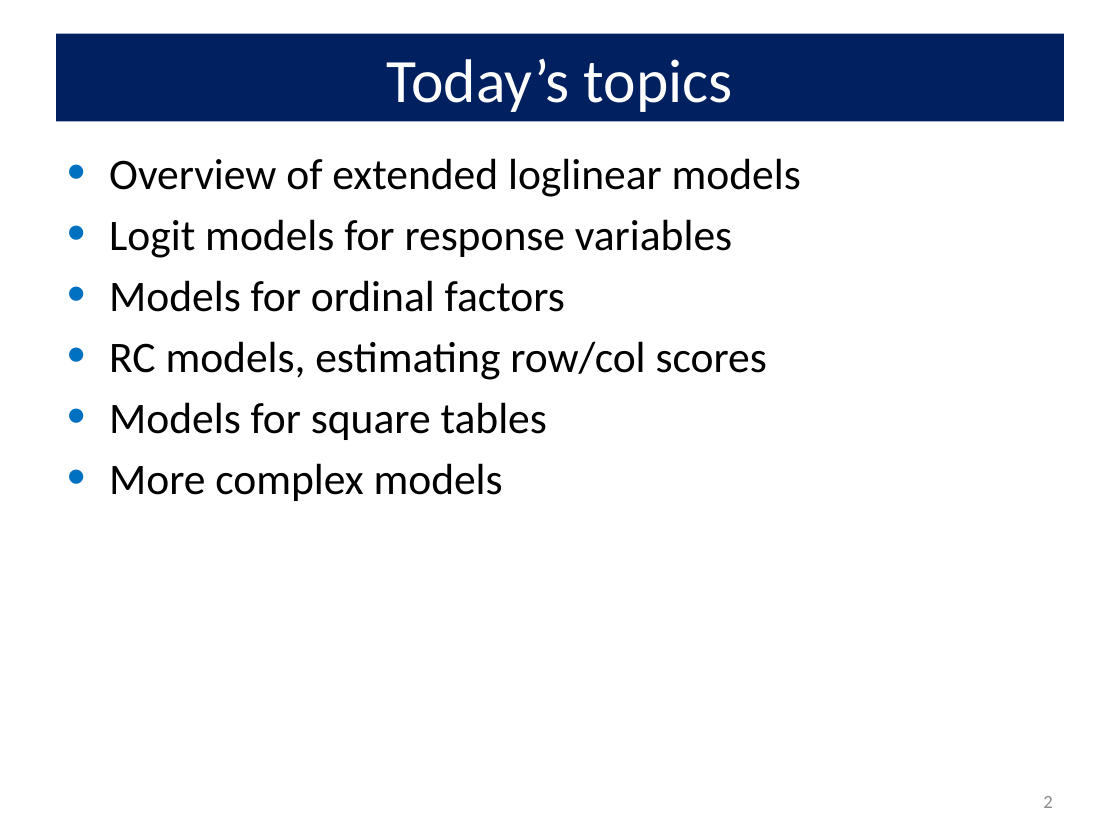
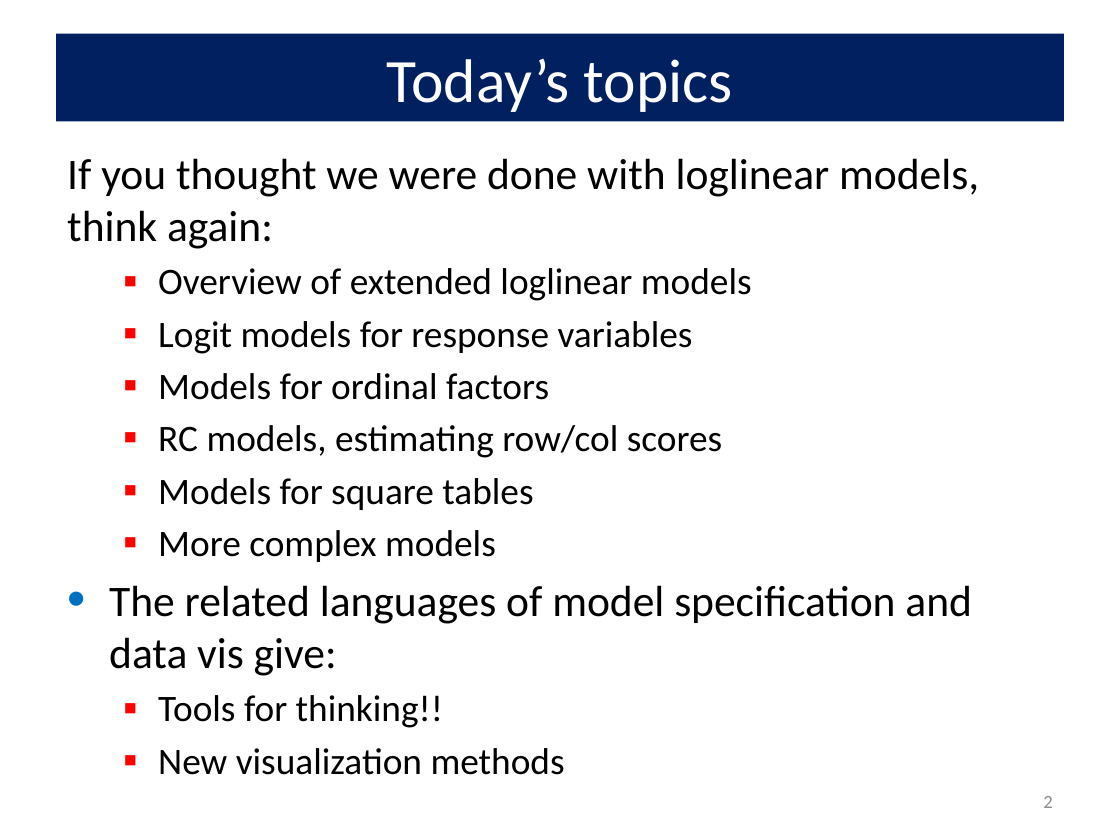
Before and after one commit to friendly/psy6136, a slide deck: slide 2 of lectures/08-Loglin2.pptx. Drawn at 1120x840 pixels with LibreOffice and Linux fonts; fonts in the diff are those of the drawing. Boxes give left, top, right and bottom in pixels: in the first picture for what was removed or moved away, otherwise in the second. Text is boxed around its words. In the diff, an @@ line names an element or a change of style, - is before the commit and + after.

```diff
--- a/lectures/08-Loglin2.pptx
+++ b/lectures/08-Loglin2.pptx
@@ text at bbox=[67, 158, 979, 249]: paragraph added @@
+If you thought we were done with loglinear models, think again:
@@ text at bbox=[158, 268, 752, 562]: size 28 to 24 pt in "Overview of extended loglinear models", "Logit models for response variables", "Models for ordinal factors", "RC models, estimating row/col scores" and 2 more places; bullet • to ▪; list level 1 to 2 in "Overview of extended loglinear models"; bullet colour #0070C0 to #FF0000; list level 1 to 2 in "Logit models for response variables"; list level 1 to 2 in "Models for ordinal factors"; list level 1 to 2 in "RC models, estimating row/col scores"; list level 1 to 2 in "Models for square tables"; list level 1 to 2 in "More complex models" @@
@@ text at bbox=[109, 585, 972, 775]: paragraphs added @@
+• The related languages of model specification and data vis give:
+  ▪ Tools for thinking!!
+  ▪ New visualization methods
```
Also in this commit, not shown: 28 other slides changed, 3 slides added, 3 other files.
